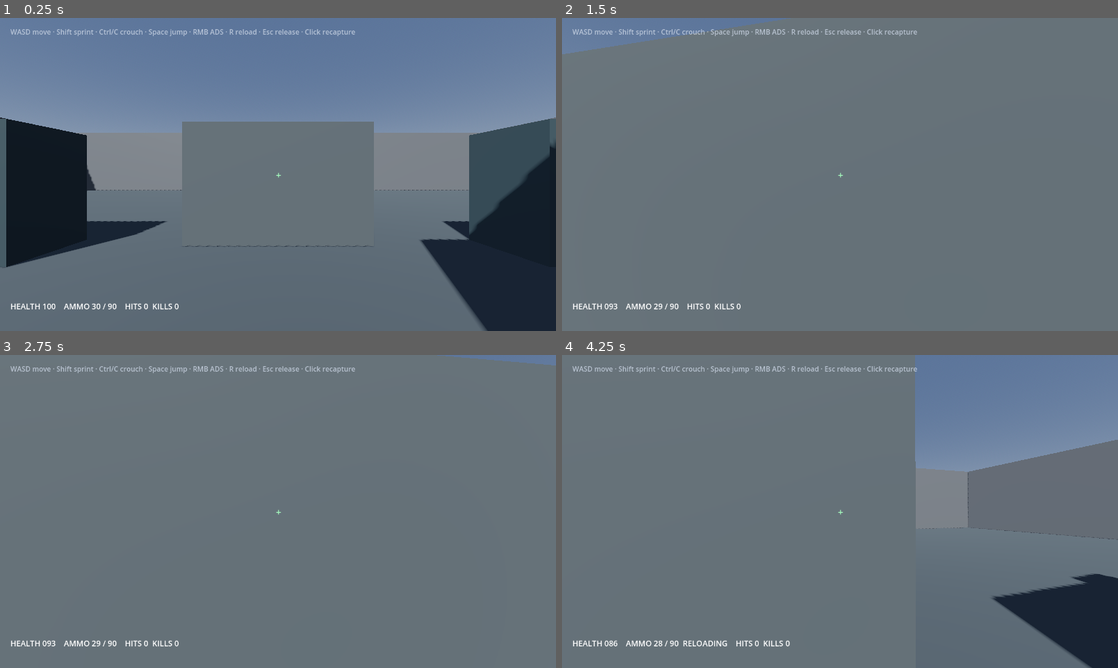
Above: before the commit, frames 1-4 (two rows, left to right).
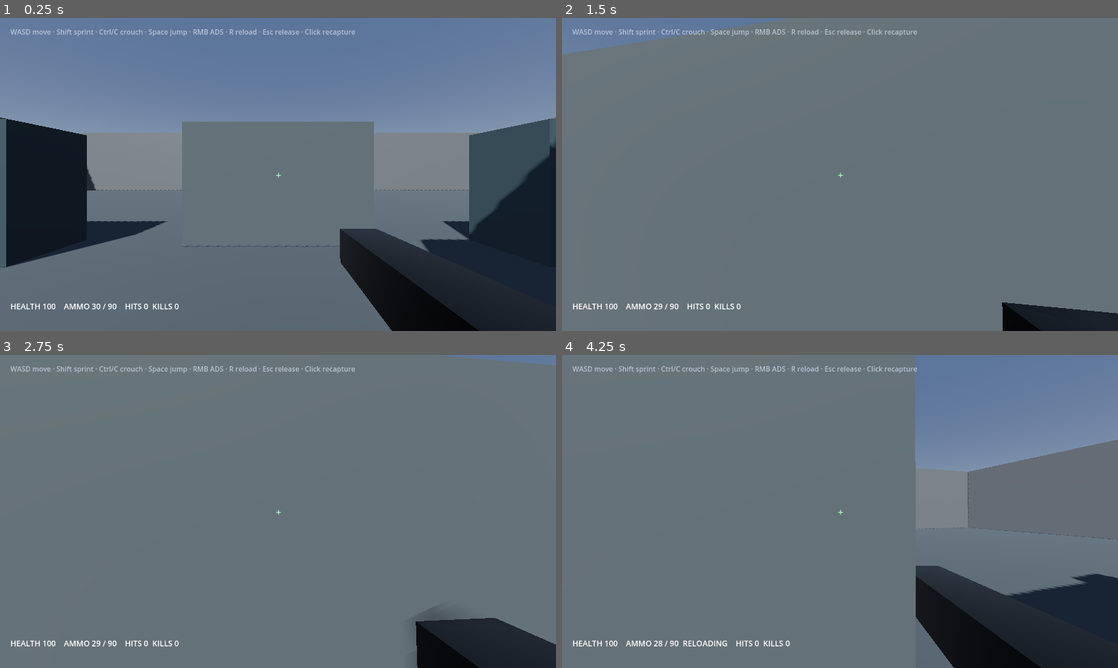
Above: after the commit, the same moments.

Repository: jonas050210/Control_Center
Game: Godot game, scene res://scenes/Arena.tscn
Same seed, same stepped clock (60 frames per second), same inputs: the game is played once before the commit and once after it.
Inputs (mouse positions are in pixels of both pictures, inside the frame that each line leads up to):
- Up to frame 1 (0.25 s): no input
- Up to frame 2 (1.5 s): tap Enter at 0.5 s; move the mouse to (867, 174) at 0.52 s; hold Enter 0.53-1.28 s; hold W from 0.53 s (still down); click (867, 174) at 0.67 s; tap Space at 0.77 s; move the mouse to (812, 174) at 1.27 s; tap Ctrl at 1.35 s
- Up to frame 3 (2.75 s): keep holding W; tap Space at 1.52, 2 s; move the mouse to (289, 505) at 2.02 s; hold C from 2.03 s (still down)
- Up to frame 4 (4.25 s): keep holding W; move the mouse to (834, 517) at 2.77 s; release C at 2.78 s; tap Shift at 2.85 s; click (834, 517) at 2.92 s; tap Space at 3.02, 3.77 s; move the mouse to (878, 514) at 3.52 s; hold R from 3.53 s (still down)

The runs differ from the first frame. In frame 1, 5.2% of the frame differs, in the area x 61-88%, y 67-100%; in frame 2, 1.6%; in frame 3, 3.6%; in frame 4, 5.6%, in the area x 7-96%, y 67-100%.

Commit message:
add tactical enemy behaviors scenarios and weapon presentation
Co-authored-by: arena-agent <297053741+arena-agent@users.noreply.github.com>

Diff:
--- a/sandbox/godot_project/scenes/Arena.tscn
+++ b/sandbox/godot_project/scenes/Arena.tscn
@@ -3,6 +3,7 @@
 [ext_resource type="PackedScene" path="res://scenes/Player.tscn" id="1_player"]
 [ext_resource type="PackedScene" path="res://scenes/TargetDummy.tscn" id="2_dummy"]
 [ext_resource type="Script" path="res://scripts/arena_environment.gd" id="3_environment"]
+[ext_resource type="Script" path="res://scripts/scenario_director.gd" id="4_scenario"]
 
 [sub_resource type="ProceduralSkyMaterial" id="ProceduralSkyMaterial_1"]
 sky_top_color = Color(0.35, 0.45, 0.6, 1)
@@ -135,6 +136,9 @@
 [node name="Collision" type="CollisionShape3D" parent="CoverSouth"]
 shape = SubResource("Shape_Cover")
 
+[node name="ScenarioDirector" type="Node" parent="."]
+script = ExtResource("4_scenario")
+
 [node name="Player" parent="." instance=ExtResource("1_player")]
 transform = Transform3D(1, 0, 0, 0, 1, 0, 0, 0, 1, 0, 0, 0)
 
--- a/sandbox/godot_project/scenes/Player.tscn
+++ b/sandbox/godot_project/scenes/Player.tscn
@@ -10,6 +10,15 @@
 [sub_resource type="CapsuleMesh" id="CapsuleMesh_1"]
 radius = 0.4
 height = 1.8
+
+[sub_resource type="StandardMaterial3D" id="WeaponMat"]
+albedo_color = Color(0.06, 0.07, 0.08, 1)
+metallic = 0.65
+roughness = 0.32
+
+[sub_resource type="BoxMesh" id="WeaponMesh"]
+material = SubResource("WeaponMat")
+size = Vector3(0.18, 0.16, 0.75)
 
 [node name="Player" type="CharacterBody3D"]
 script = ExtResource("1_player")
@@ -29,6 +38,11 @@
 [node name="Camera3D" type="Camera3D" parent="CameraPivot"]
 current = true
 fov = 75.0
+
+[node name="ViewModel" type="MeshInstance3D" parent="CameraPivot/Camera3D"]
+position = Vector3(0.38, -0.32, -0.62)
+rotation_degrees = Vector3(-4, -2, 0)
+mesh = SubResource("WeaponMesh")
 
 [node name="WeaponRay" type="RayCast3D" parent="CameraPivot"]
 target_position = Vector3(0, 0, -50)
--- a/sandbox/godot_project/scenes/TargetDummy.tscn
+++ b/sandbox/godot_project/scenes/TargetDummy.tscn
@@ -1,6 +1,6 @@
 [gd_scene load_steps=5 format=3 uid="uid://targetdummy001"]
 
-[ext_resource type="Script" path="res://scripts/target_dummy.gd" id="1_dummy"]
+[ext_resource type="Script" path="res://scripts/enemy_behavior.gd" id="1_dummy"]
 
 [sub_resource type="BoxShape3D" id="BoxShape3D_1"]
 size = Vector3(1.0, 1.8, 1.0)
--- a/sandbox/godot_project/scripts/ai_controller.gd
+++ b/sandbox/godot_project/scripts/ai_controller.gd
@@ -22,6 +22,9 @@
 var kills: int = 0
 var damage_taken: float = 0.0
 var tracked_target_id: int = 0
+var tracking_confidence: float = 0.0
+var tracking_memory_seconds: float = 0.0
+@onready var scenario_director: SandboxScenarioDirector = get_tree().current_scene.get_node_or_null("ScenarioDirector") as SandboxScenarioDirector
 
 func _ready() -> void:
 	if player: player.shot_fired.connect(_on_player_shot_fired)
@@ -38,7 +41,7 @@
 func set_agent_mode(enabled: bool) -> void:
 	player.set_agent_controlled(enabled)
 	for node: Node in get_tree().get_nodes_in_group("targets"):
-		var target: TargetDummy = node as TargetDummy
+		var target: SandboxEnemy = node as SandboxEnemy
 		if target: target.agent_controlled = enabled
 
 func get_observation_image() -> Image:
@@ -51,7 +54,7 @@
 	var result: Array[Dictionary] = []
 	var viewport_size: Vector2 = Vector2(obs_viewport.size)
 	for node: Node in get_tree().get_nodes_in_group("targets"):
-		var target: TargetDummy = node as TargetDummy
+		var target: SandboxEnemy = node as SandboxEnemy
 		if target == null or target.health <= 0.0: continue
 		var world_pos: Vector3 = target.global_position + Vector3.UP * 0.8
 		var screen: Vector2 = player.camera.unproject_position(world_pos)
@@ -65,12 +68,15 @@
 		var projected: Vector2 = Vector2(clampf(screen.x / 1280.0, 0.0, 1.0), clampf(screen.y / 720.0, 0.0, 1.0))
 		var confidence: float = 0.0 if not visible else clampf(1.0 - distance / 35.0, 0.25, 0.99)
 		var target_id: int = target.get_instance_id()
-		if visible: tracked_target_id = target_id
+		if visible:
+			tracked_target_id = target_id; tracking_confidence = confidence; tracking_memory_seconds = 0.75
+		elif tracking_memory_seconds > 0.0 and target_id == tracked_target_id:
+			tracking_memory_seconds = maxf(0.0, tracking_memory_seconds - 0.05); confidence = tracking_confidence * (tracking_memory_seconds / 0.75)
 		result.append({"id": target_id, "detected": visible, "confidence": confidence, "screen_position": [projected.x, proje …(402 unchanged characters)…
 	return result
 
 func get_state_info() -> Dictionary:
-	return {"episode_seed": episode_seed, "step": step_count, " …(414 unchanged characters)… , "tracked_target_id": tracked_target_id}
+	return {"episode_seed": episode_seed, "step": step_count, " …(414 unchanged characters)… , "tracked_target_id": tracked_target_id, "tracking_confidence": tracking_confidence, "scenario": scenario_director.state() if scenario_director else {}}
 
 func set_action(action: Array) -> void:
 	if action.size() < 10: push_error("Sandbox action must contain 10 values"); return
@@ -78,7 +84,7 @@
 	player.advance_simulation_timers(0.05)
 	var health_before: float = player.health
 	for node: Node in get_tree().get_nodes_in_group("targets"):
-		var target: TargetDummy = node as TargetDummy
+		var target: SandboxEnemy = node as SandboxEnemy
 		if target: target.advance_simulation(0.05)
 	var lost_health: float = maxf(0.0, health_before - player.health)
 	if lost_health > 0.0: damage_taken += lost_health; reward -= lost_health * 0.018
@@ -93,9 +99,10 @@
 	terminated = player.health <= 0.0; truncated = step_count >= max_steps and not terminated; done = terminated or truncated
 
 func reset(seed_value: int = 42) -> void:
-	episode_seed = seed_value; rng.seed = seed_value; step_count = 0; done = false; terminated = false; truncated = false; reward = 0.0; shots_fired = 0; hits = 0; kills = 0; damage_taken = 0.0; tracked_target_id = 0
+	episode_seed = seed_value; rng.seed = seed_value; step_count = 0; done = false; terminated = false; truncated = false; reward = 0.0; shots_fired = 0; hits = 0; kills = 0; damage_taken = 0.0; tracked_target_id = 0; tracking_confidence = 0.0; tracking_memory_seconds = 0.0
+	if scenario_director: scenario_director.configure(seed_value)
 	player.reset_player([Vector3(-3, 0, 0), Vector3(3, 0, 0), Vector3(0, 0, 3), Vector3(0, 0, -1.5)][rng.randi_range(0, 3)])
 	var targets: Array[Node] = get_tree().get_nodes_in_group("targets")
 	for index: int in range(targets.size()):
-		var target: TargetDummy = targets[index] as TargetDummy
+		var target: SandboxEnemy = targets[index] as SandboxEnemy
 		if target: target.configure_seed(seed_value + index * 1009); target.respawn()
--- /dev/null
+++ b/sandbox/godot_project/scripts/enemy_behavior.gd
@@ -0,0 +1,59 @@
+extends Area3D
+class_name SandboxEnemy
+
+signal target_hit(enemy: SandboxEnemy, killed: bool)
+@export_enum("stationary", "patrol", "aggressive", "cover") var behavior: String = "stationary"
+@export var max_health: float = 100.0
+@export var enemy_damage: float = 7.0
+@export var patrol_radius: float = 3.0
+@export var move_speed: float = 2.2
+var health: float = 100.0
+var spawn_origin: Vector3
+var patrol_phase: float = 0.0
+var fire_timer: float = 1.0
+var agent_controlled: bool = false
+var is_moving: bool = false
+var player: SandboxPlayer
+var rng: RandomNumberGenerator = RandomNumberGenerator.new()
+
+func _ready() -> void:
+	health = max_health; spawn_origin = global_position; add_to_group("targets")
+	player = get_tree().get_first_node_in_group("players") as SandboxPlayer
+
+func configure_seed(value: int) -> void:
+	rng.seed = value; patrol_phase = rng.randf_range(0.0, TAU); fire_timer = rng.randf_range(0.7, 1.5)
+
+func _physics_process(delta: float) -> void:
+	if agent_controlled: return
+	advance_simulation(delta)
+
+func advance_simulation(delta: float) -> void:
+	if player == null: player = get_tree().get_first_node_in_group("players") as SandboxPlayer
+	is_moving = false
+	match behavior:
+		"patrol":
+			patrol_phase += delta * 0.6; global_position = spawn_origin + Vector3(sin(patrol_phase) * patrol_radius, 0.0, cos(patrol_phase * 0.8) * patrol_radius); is_moving = true
+		"aggressive":
+			if player and player.health > 0.0:
+				var direction: Vector3 = player.global_position - global_position; direction.y = 0.0
+				if direction.length() > 7.0: global_position += direction.normalized() * move_speed * delta; is_moving = true
+		"cover":
+			if player and player.health > 0.0 and global_position.distance_to(player.global_position) < 10.0:
+				var away: Vector3 = global_position - player.global_position; away.y = 0.0
+				if away.length() > 0.1: global_position += away.normalized() * move_speed * delta; is_moving = true
+	if player == null or not is_instance_valid(player) or player.health <= 0.0: return
+	fire_timer -= delta
+	if fire_timer > 0.0 or global_position.distance_to(player.global_position) > 22.0: return
+	fire_timer = rng.randf_range(0.8, 1.6)
+	var query: PhysicsRayQueryParameters3D = PhysicsRayQueryParameters3D.create(global_position + Vector3.UP, player.global_position + Vector3.UP)
+	query.collide_with_areas = false; query.collide_with_bodies = true
+	var result: Dictionary = get_world_3d().direct_space_state.intersect_ray(query)
+	if result.get("collider") == player and rng.randf() < 0.35: player.take_damage(enemy_damage)
+
+func take_damage(amount: float) -> bool:
+	health -= amount; var killed: bool = health <= 0.0; target_hit.emit(self, killed)
+	if killed: respawn()
+	return killed
+
+func respawn() -> void:
+	health = max_health; global_position = spawn_origin; is_moving = false
--- /dev/null
+++ b/sandbox/godot_project/scripts/scenario_director.gd
@@ -0,0 +1,34 @@
+extends Node
+class_name SandboxScenarioDirector
+
+@export var scenario_id: String = "mixed_encounter"
+var rng: RandomNumberGenerator = RandomNumberGenerator.new()
+var seed_value: int = 42
+var active_scenario: String = ""
+var scenario_names: Array[String] = ["doorway_ambush", "crossing_target", "cover_transition", "close_range", "long_range", "multi_target", "flank", "defensive_hold"]
+
+func configure(seed: int, requested: String = "") -> void:
+	seed_value = seed; rng.seed = seed
+	active_scenario = requested if requested != "" else scenario_names[rng.randi_range(0, scenario_names.size() - 1)]
+	apply_scenario()
+
+func apply_scenario() -> void:
+	var enemies: Array[Node] = get_tree().get_nodes_in_group("targets")
+	for index: int in range(enemies.size()):
+		var enemy: SandboxEnemy = enemies[index] as SandboxEnemy
+		if enemy == null: continue
+		enemy.configure_seed(seed_value + index * 977)
+		match active_scenario:
+			"doorway_ambush": enemy.behavior = "stationary"
+			"crossing_target": enemy.behavior = "patrol"
+			"cover_transition": enemy.behavior = "cover"
+			"close_range": enemy.behavior = "aggressive"
+			"long_range": enemy.behavior = "stationary"
+			"multi_target": enemy.behavior = "patrol" if index % 2 == 0 else "stationary"
+			"flank": enemy.behavior = "aggressive" if index == 0 else "patrol"
+			"defensive_hold": enemy.behavior = "stationary"
+		if active_scenario == "close_range": enemy.global_position = Vector3(0, 0.9, -5.0 + index * 2.0)
+		elif active_scenario == "long_range": enemy.global_position = Vector3(-10.0 + index * 8.0, 0.9, -15.0)
+
+func state() -> Dictionary:
+	return {"scenario": active_scenario, "seed": seed_value, "enemy_count": get_tree().get_nodes_in_group("targets").size()}
Not shown, added: tests/test_tactical_systems.py
